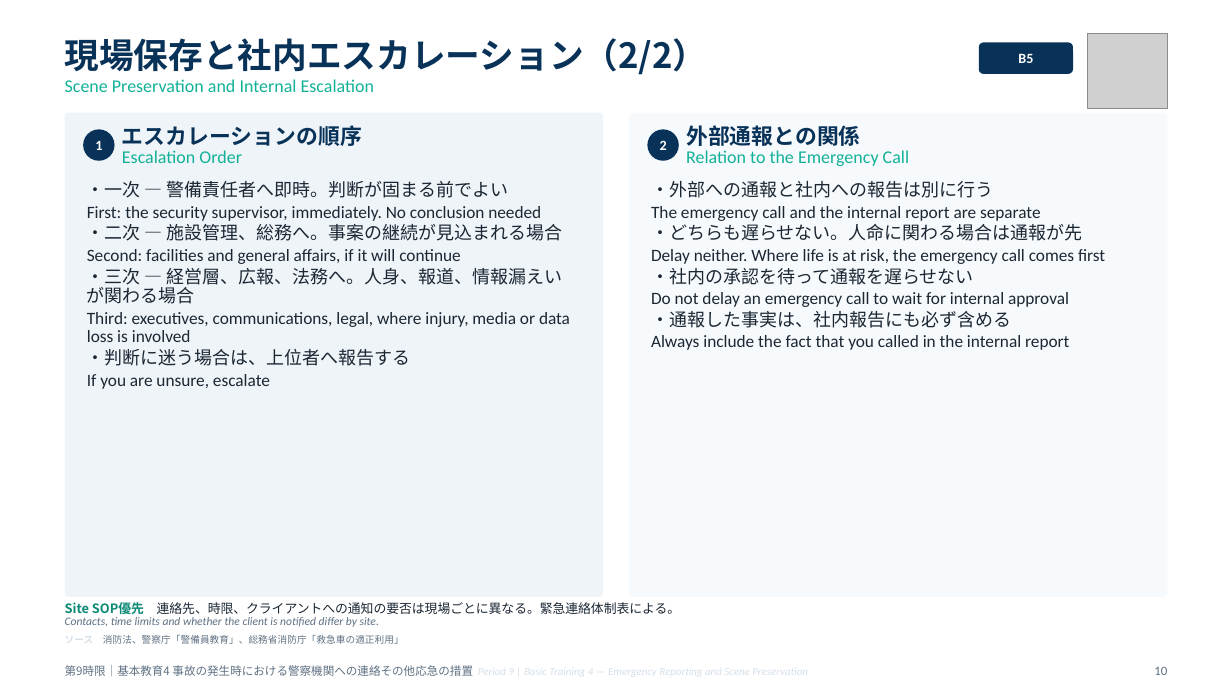
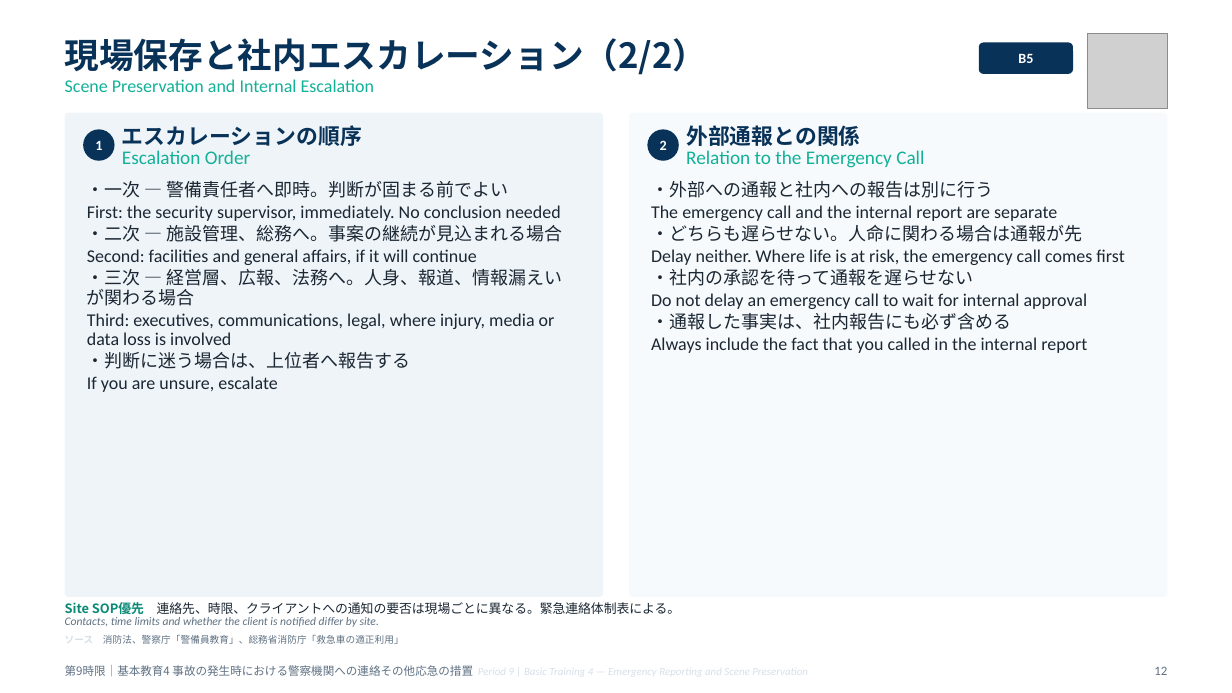
Before and after one commit to hrsmhiroshi-cpu/Training-, a slide deck: slide 12 of decks/05_9限_通報と現場保存.pptx (slide 10 before the commit). Drawn at 1232x693 pixels with LibreOffice and Linux fonts; fonts in the diff are those of the drawing; grey boxes stand for pictures. Boxes give left, top, right and bottom in pixels: in the first picture for what was removed or moved away, otherwise in the second. Text is boxed around its words. In the diff, an @@ line names an element or a change of style, - is before the commit and + after.

```diff
--- a/decks/05_9限_通報と現場保存.pptx
+++ b/decks/05_9限_通報と現場保存.pptx
@@ text at bbox=[122, 150, 251, 164]: size 14 to 15 pt in "Escalation Order" @@
@@ text at bbox=[686, 150, 924, 168]: size 14 to 15 pt in "Relation to the Emergency Call" @@
@@ text at bbox=[87, 205, 561, 392]: size 13.5 to 14 pt in "First: the security supervisor, immediately. No conclusion ...", "Second: facilities and general affairs, if it ...", "Third: executives, communications, legal, where injury, medi ...", "If you are unsure, escalate" @@
@@ text at bbox=[651, 205, 1124, 353]: size 13.5 to 14 pt in "The emergency call and the internal report ...", "Delay neither. Where life is at risk, ...", "Do not delay an emergency call to ...", "Always include the fact that you called ..." @@
@@ text at bbox=[1154, 666, 1167, 675]: text changed @@
-10
+12
```
Also in this commit, not shown: 12 other slides changed, 2 slides added, 17 other files.
